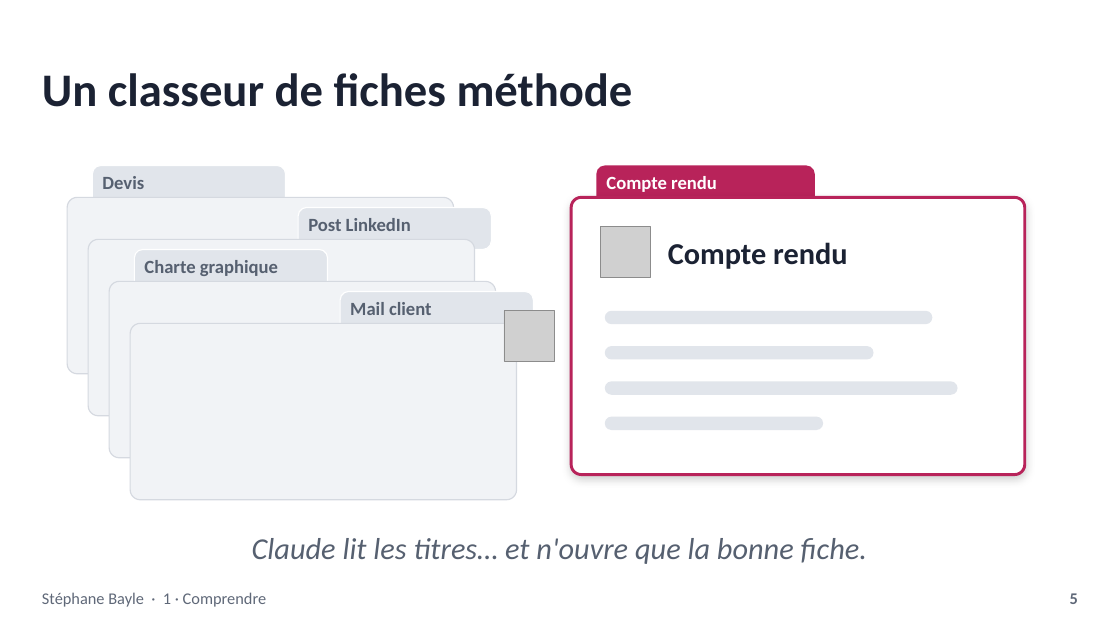
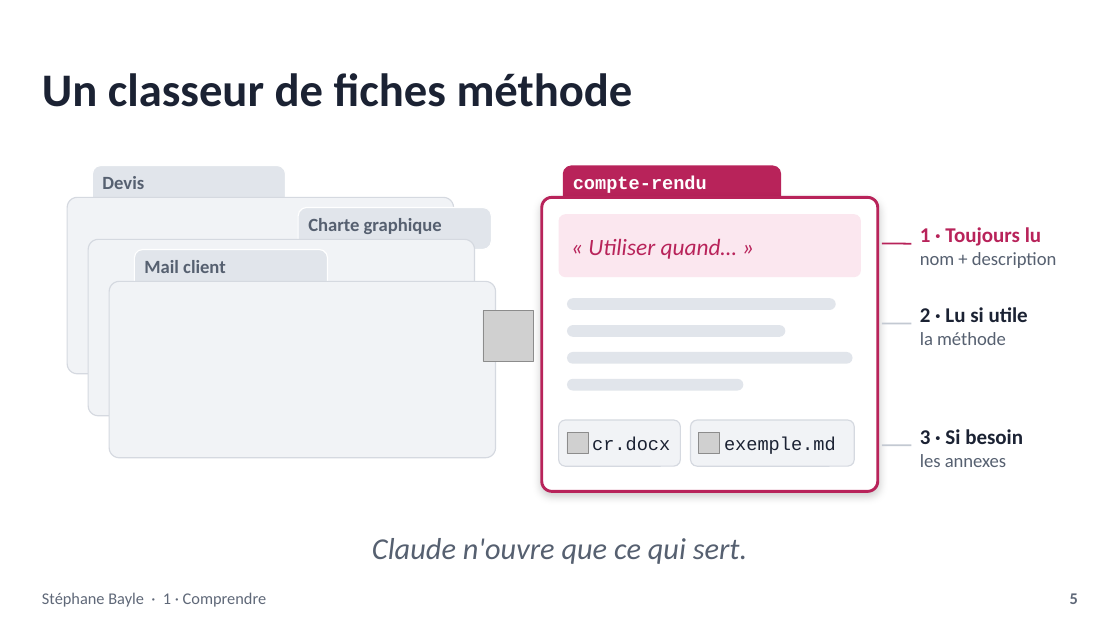
Before and after one commit to StephaneBayle/creer-une-skill-claude, a slide deck: slide 5 of skills-claude-presentation.pptx. Drawn at 1120x630 pixels with LibreOffice and Linux fonts; fonts in the diff are those of the drawing; grey boxes stand for pictures. Boxes give left, top, right and bottom in pixels: in the first picture for what was removed or moved away, otherwise in the second. Text is boxed around its words. In the diff, an @@ line names an element or a change of style, - is before the commit and + after.

```diff
--- a/skills-claude-presentation.pptx
+++ b/skills-claude-presentation.pptx
@@ rounded rectangle: place and size @@
-rounded rectangle at <box>597,166,815,208</box>
+rounded rectangle at <box>563,166,781,208</box>
@@ text at <box>573,176,707,193</box>: text changed; font Calibri to Courier New @@
-Compte rendu
+compte-rendu
@@ rounded rectangle: place and size @@
-rounded rectangle at <box>571,197,1025,475</box>
+rounded rectangle at <box>542,197,878,492</box>
@@ rounded rectangle at <box>542,197,878,492</box>: proportions changed @@
@@ text at <box>308,218,442,234</box>: text changed @@
-Post LinkedIn
+Charte graphique
@@ rounded rectangle added at <box>559,214,861,277</box>, fill #FBE7EF @@
@@ text added at <box>588,239,737,259</box>, 20 pt, text #B8235A, italic @@
+« Utiliser quand… »
@@ picture removed at <box>601,227,651,277</box> @@
@@ text added at <box>920,227,1057,268</box>, 16 pt, text #566070 @@
+1 · Toujours lu
+nom + description
@@ text at <box>144,260,226,273</box>: text changed @@
-Charte graphique
+Mail client
@@ text removed at <box>668,242,847,269</box> @@
-Compte rendu
@@ line added from (882, 244) to (912, 244), #B8235A 1.5 pt @@
@@ rounded rectangle removed at <box>340,292,534,334</box> @@
@@ rounded rectangle: place and size @@
-rounded rectangle at <box>605,381,958,395</box>
+rounded rectangle at <box>567,298,836,310</box>
@@ rounded rectangle removed at <box>130,323,517,500</box> @@
@@ text removed at <box>350,302,432,315</box> @@
-Mail client
@@ picture: place and size @@
-picture at <box>504,311,555,361</box>
+picture at <box>483,311,534,361</box>
@@ rounded rectangle: place and size @@
-rounded rectangle at <box>605,417,823,430</box>
+rounded rectangle at <box>567,325,786,337</box>
@@ line added from (882, 323) to (912, 323), #C3C9D2 1.5 pt @@
@@ text added at <box>920,307,1028,345</box>, 18 pt, text #1B2233, bold @@
+2 · Lu si utile
+la méthode
@@ rounded rectangle: place and size @@
-rounded rectangle at <box>605,346,874,360</box>
+rounded rectangle at <box>567,352,853,364</box>
@@ rounded rectangle: place and size @@
-rounded rectangle at <box>605,311,933,324</box>
+rounded rectangle at <box>567,379,744,391</box>
@@ rounded rectangle added at <box>559,420,681,466</box>, fill #F1F3F6, outline #D5D9E0 1 pt @@
@@ picture added at <box>567,433,588,454</box> @@
@@ text added at <box>592,437,670,451</box>, 16 pt, text #1B2233 @@
+cr.docx
@@ rounded rectangle added at <box>691,420,854,466</box>, fill #F1F3F6, outline #D5D9E0 1 pt @@
@@ picture added at <box>699,433,720,454</box> @@
@@ text added at <box>724,437,836,454</box>, 16 pt, text #1B2233 @@
+exemple.md
@@ line added from (882, 445) to (912, 445), #C3C9D2 1.5 pt @@
@@ text added at <box>920,429,1023,467</box>, 18 pt, text #1B2233, bold @@
+3 · Si besoin
+les annexes
@@ text at <box>372,538,747,564</box>: text changed @@
-Claude lit les titres… et n'ouvre que la bonne fiche.
+Claude n'ouvre que ce qui sert.
```
Also in this commit, not shown: 4 other files.
